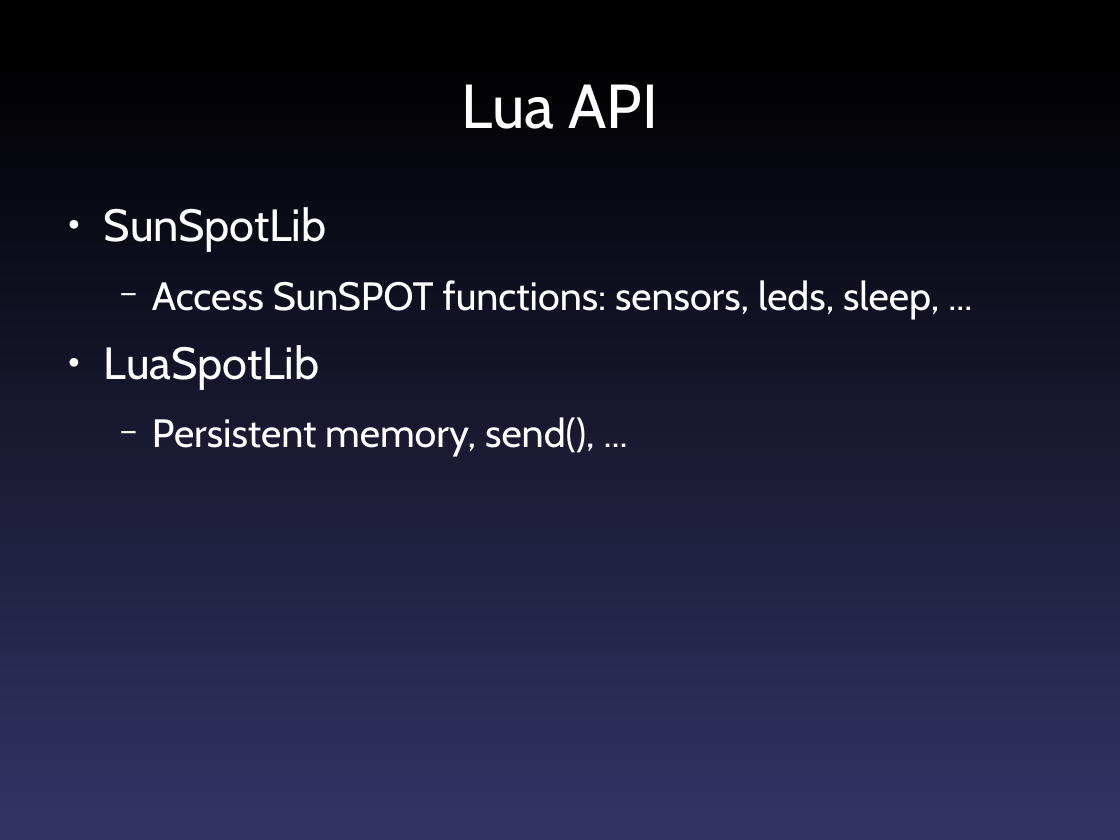
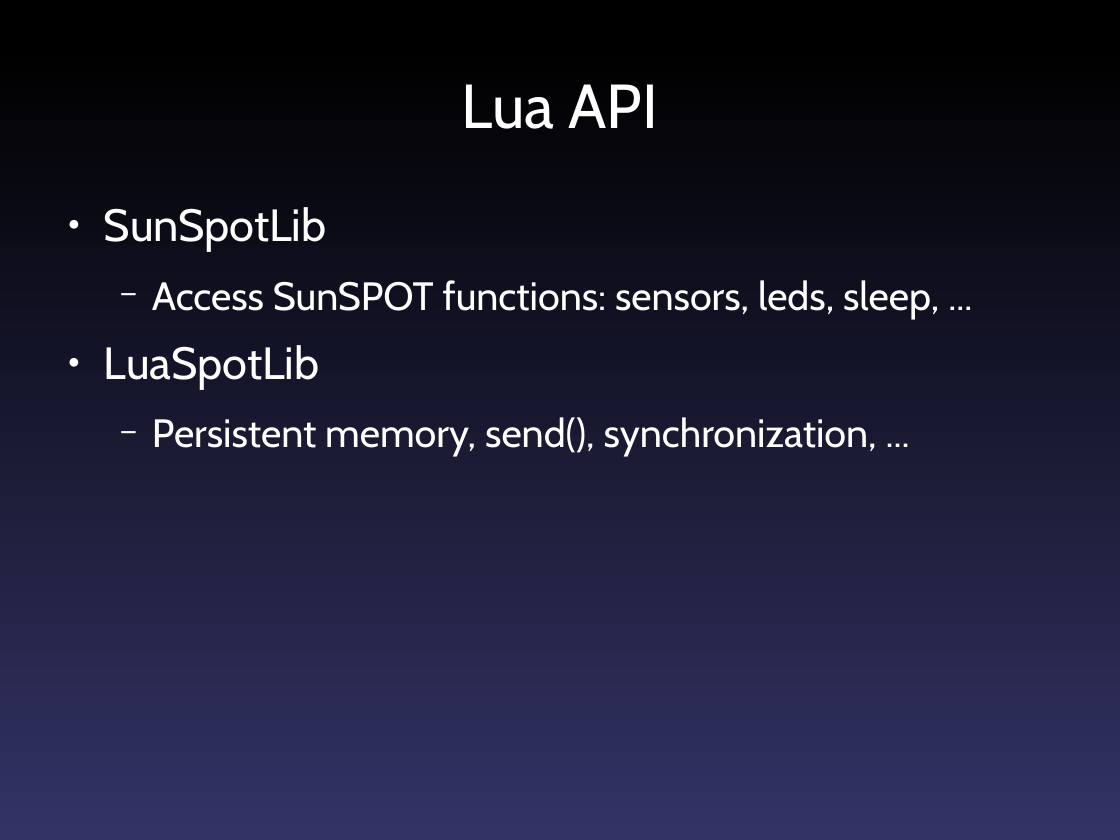
Before and after one commit to fajran/luaspot, a slide deck: slide 9 of doc/presentation/Scriptable Sensor Network.odp. Drawn at 1120x840 pixels with LibreOffice and Linux fonts; fonts in the diff are those of the drawing. Boxes give left, top, right and bottom in pixels: in the first picture for what was removed or moved away, otherwise in the second. Text is boxed around its words. In the diff, an @@ line names an element or a change of style, - is before the commit and + after.

Commit message:
Update presentation

```diff
--- a/doc/presentation/Scriptable Sensor Network.odp
+++ b/doc/presentation/Scriptable Sensor Network.odp
@@ text at <box>152,417,877,457</box>: text changed @@
-  − Persistent memory, send(), ...
+  − Persistent memory, send(), synchronization, ...
```
Also in this commit, not shown: 1 other slide changed.
